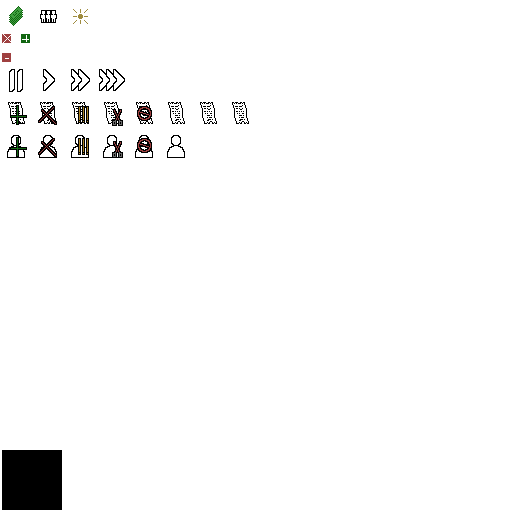
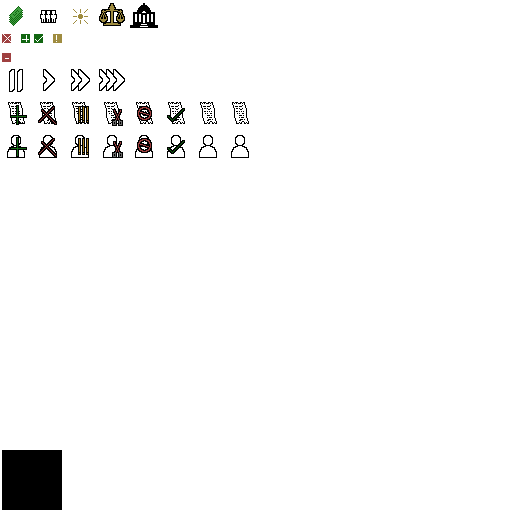
Layered file, before and after one edit (w=512, h=512). Changes by layer:
painted on "Layer" over (167, 108, 185, 154)
painted on "UISpriteSheet.png" over (34, 3, 249, 158)
